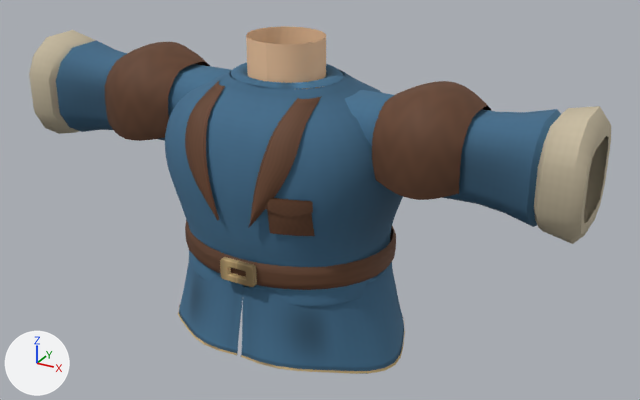
One commit to the glTF model src/assets/models/wardrobe/classes/modular/traje_explorador_alba.glb: the scene before it, then after it.
The view is the same before and after, from a 50 mm camera at (1.142, -1.9, 1.852) aimed at (0.084, 0.023, 0.891). The axes (+X, +Y, +Z) are drawn at lower left. The lights are the same throughout. The picture after the commit comes second. Vertices at exactly the same position are counted once.

The first picture shows 'medieval-sleeve-l', 'medieval-sleeve-r', 'medieval-tunic', 'suit-upperarm-l', 'suit-upperarm-r'.
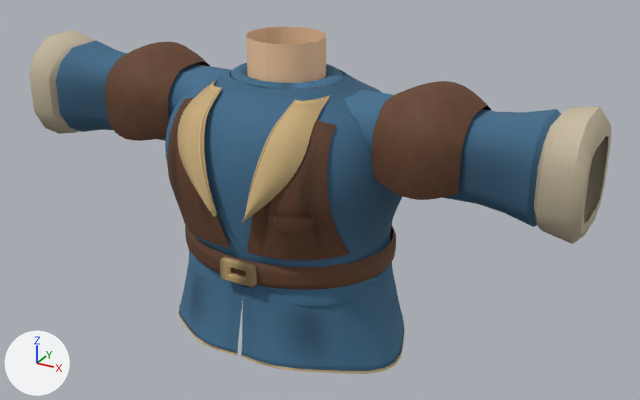
Changed parts and their boxes [x1, y1, x2, y2] in the pictures (640 x 400 px; the box of a moved part takes in the faces that stretch with it):
part 1 of me_medieval_tunic, moved or reshaped
    before: [264, 199, 313, 217]
    after: [269, 216, 315, 233]
part 2 of me_medieval_tunic, rebuilt (20% wider)
    before: [248, 96, 322, 228]
    after: [242, 95, 331, 223]
part 3 of me_medieval_tunic, rebuilt (12% wider)
    before: [185, 81, 225, 221]
    after: [177, 79, 222, 217]
part 4 of me_medieval_tunic, added (brown)
    after: [167, 98, 230, 248]
part 5 of me_medieval_tunic, added (brown)
    after: [248, 120, 350, 261]
part 6 of me_medieval_tunic, added (brown)
    after: [273, 214, 319, 251]
part 7 of me_medieval_tunic, moved or reshaped
    before: [234, 118, 403, 267]
    after: [234, 119, 403, 267]

What changed in the scene script:
```text
Change me_medieval_tunic:
    used by ob_medieval_tunic; location = (0.0, 0.0, 0.0)
    remove me_medieval_tunic.from_pydata(...)  # 2597 vertices, 4554 faces; spans x -0.35..0.35, y -0.275..0.269, z 0.485..1.335
    add me_medieval_tunic.from_pydata(...)  # 2905 vertices, 5074 faces; spans x -0.35..0.35, y -0.295..0.269, z 0.485..1.335
    me_medieval_tunic part 1: the loose piece of 45 vertices spanning x 0.09..0.205, y -0.268..-0.232, z 0.967..1.01 is multiplied about its middle by the matrix ((0.87, 0.0, 0.0), (0.051, 0.934, -0.121), (0.0, 0.0, 1.0)), then moved by (0.018, -0.012, -0.035)
    me_medieval_tunic part 2: the loose piece of 124 vertices spanning x 0.045..0.161, y -0.275..-0.087, z 0.92..1.22 is rebuilt with 124 vertices and now spans x 0.04..0.184, y -0.295..-0.067, z 0.94..1.22, in mat_tunictrim
    me_medieval_tunic part 3: the loose piece of 124 vertices spanning x -0.161..-0.045, y -0.275..-0.087, z 0.92..1.22 is rebuilt with 124 vertices and now spans x -0.184..-0.04, y -0.295..-0.067, z 0.94..1.22, in mat_tunictrim
    me_medieval_tunic part 4: a new loose piece of 154 vertices spanning x -0.255..-0.026, y -0.268..-0.132, z 0.84..1.203, in mat_leather
    me_medieval_tunic part 5: a new loose piece of 154 vertices spanning x 0.026..0.255, y -0.268..-0.132, z 0.84..1.203, in mat_leather
    me_medieval_tunic part 6: a new loose piece of 90 vertices spanning x 0.12..0.21, y -0.273..-0.213, z 0.875..0.975, in mat_leather
    me_medieval_tunic part 7: 126 vertices moved from x 0.071..0.335, y -0.252..0.252, z 0.813..1.151 to x 0.07..0.334, y -0.252..0.252, z 0.813..1.151; 90 vertices removed from x 0.095..0.199, y -0.26..-0.212, z 0.91..1.01
    other edits to the shape of me_medieval_tunic do not show in these pictures
```
